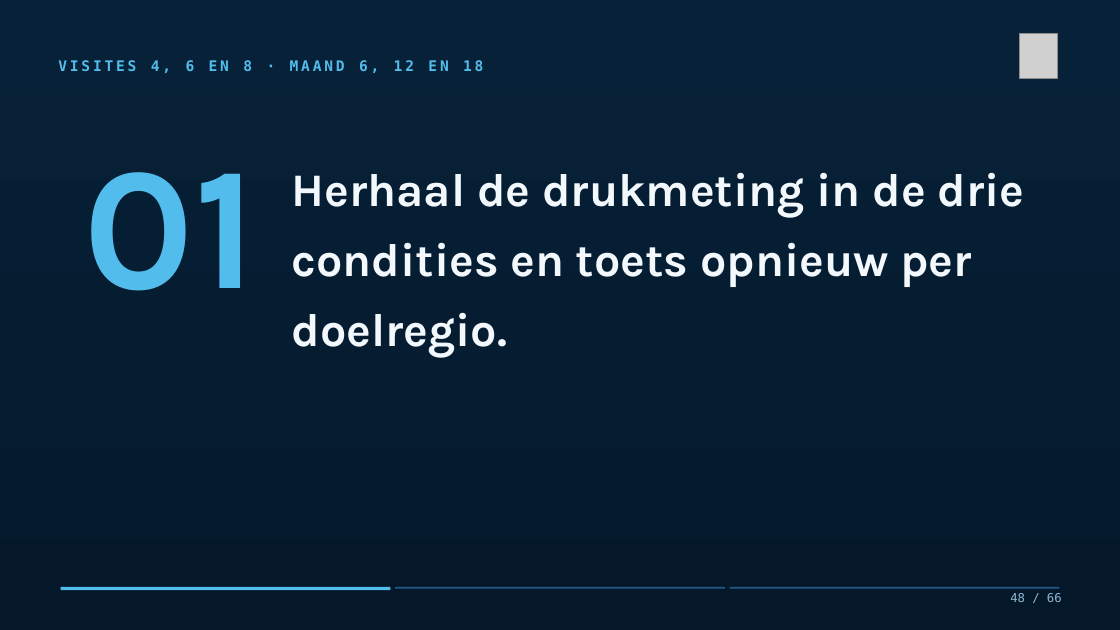
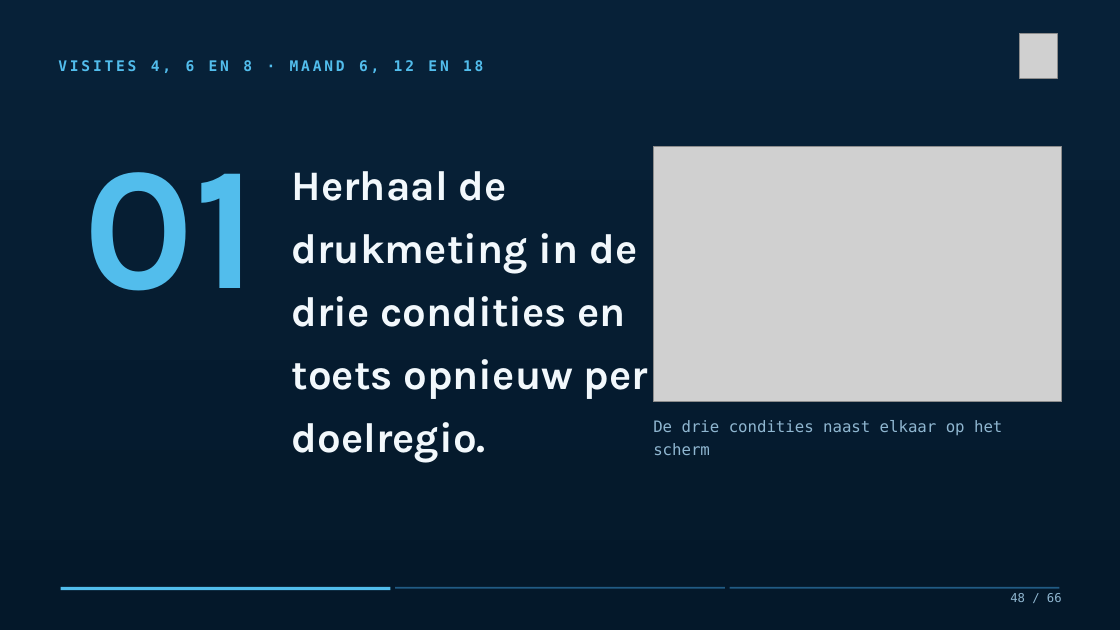
Before and after one commit to Dellfs/paradise-project, a slide deck: slide 48 of PARADISE_presentatie/PARADISE_opleidingssessie_voetklinieken.pptx. Drawn at 1120x630 pixels with LibreOffice and Linux fonts; fonts in the diff are those of the drawing; grey boxes stand for pictures. Boxes give left, top, right and bottom in pixels: in the first picture for what was removed or moved away, otherwise in the second. Text is boxed around its words. In the diff, an @@ line names an element or a change of style, - is before the commit and + after.

```diff
--- a/PARADISE_presentatie/PARADISE_opleidingssessie_voetklinieken.pptx
+++ b/PARADISE_presentatie/PARADISE_opleidingssessie_voetklinieken.pptx
@@ text "Herhaal de drukmeting in de ..." at bbox=[292, 171, 648, 463]: size 40 to 36 pt @@
@@ picture added at bbox=[654, 146, 1062, 402] @@
@@ text added at bbox=[653, 420, 1002, 455], 13.5 pt, text #8FB6D0 @@
+De drie condities naast elkaar op het scherm
```
Also in this commit, not shown: 7 other slides changed, 4 other files.
